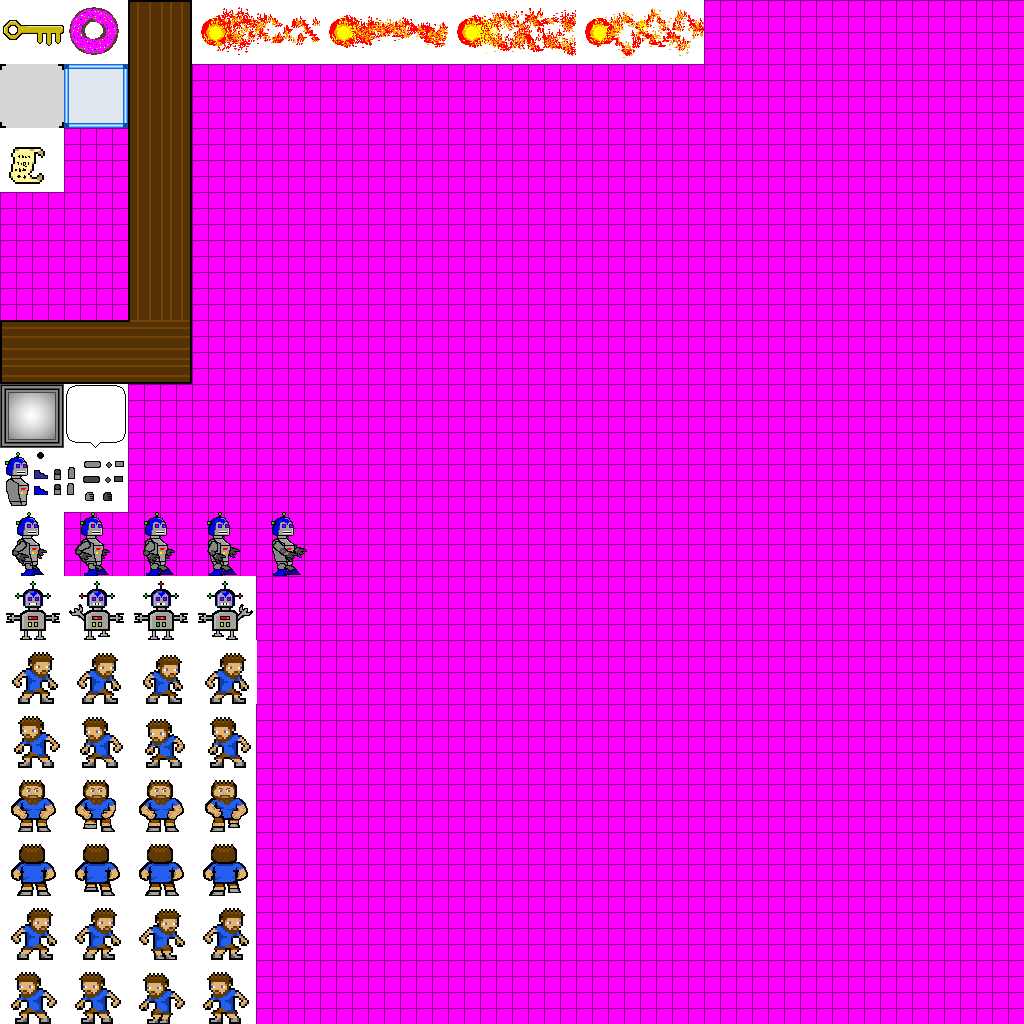
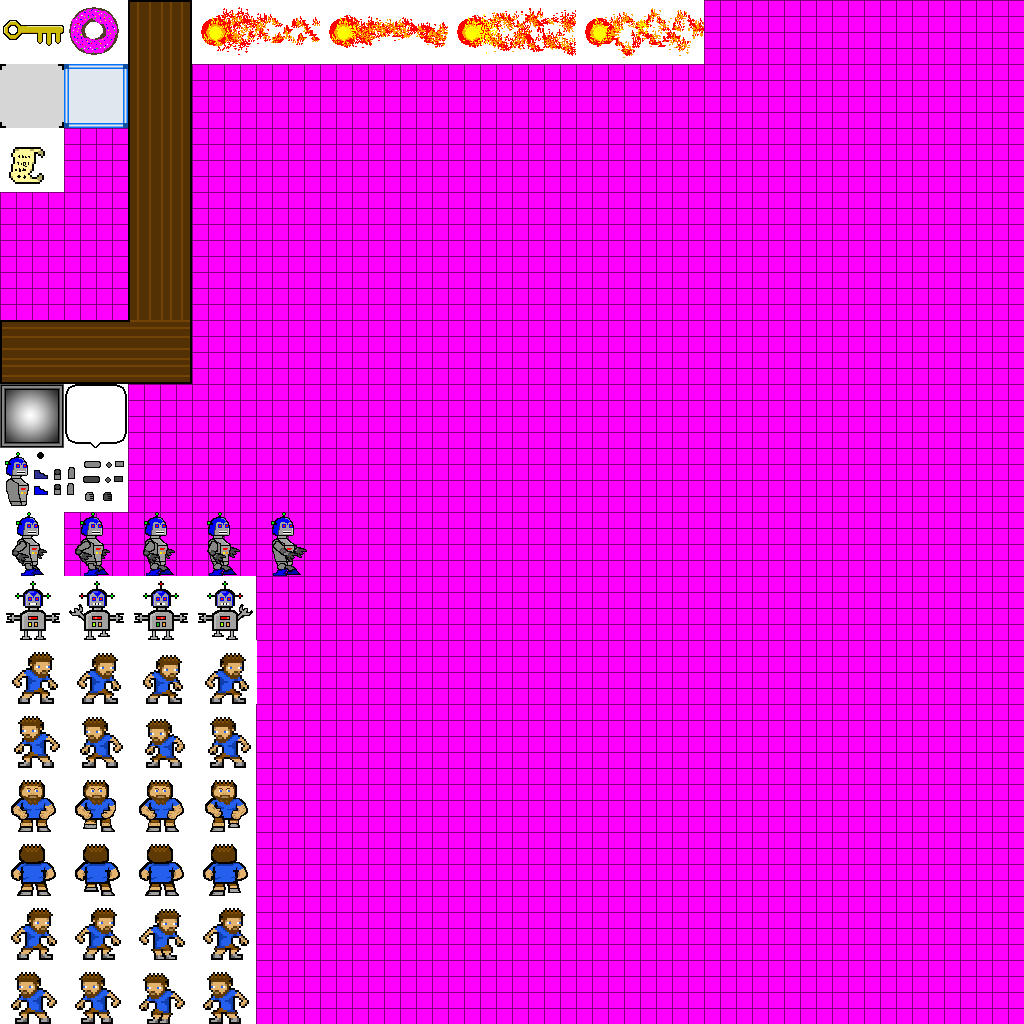
Before/after of a 1024px x 1024px layered artwork. What changed in the layer stack:
painted on "Layer 0" over (6, 384, 127, 448)
